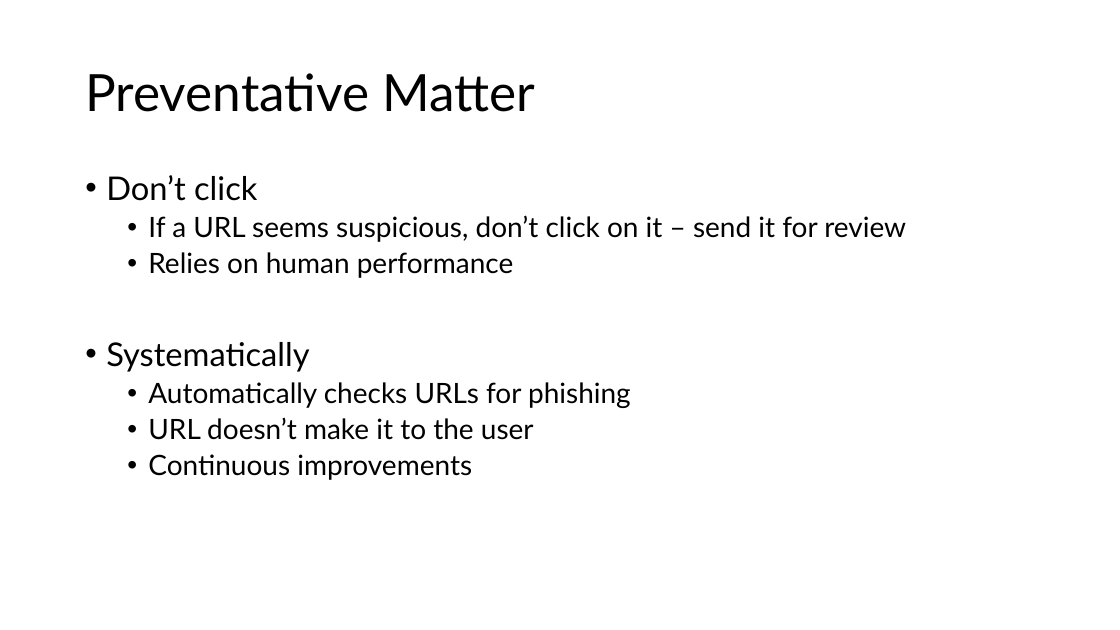
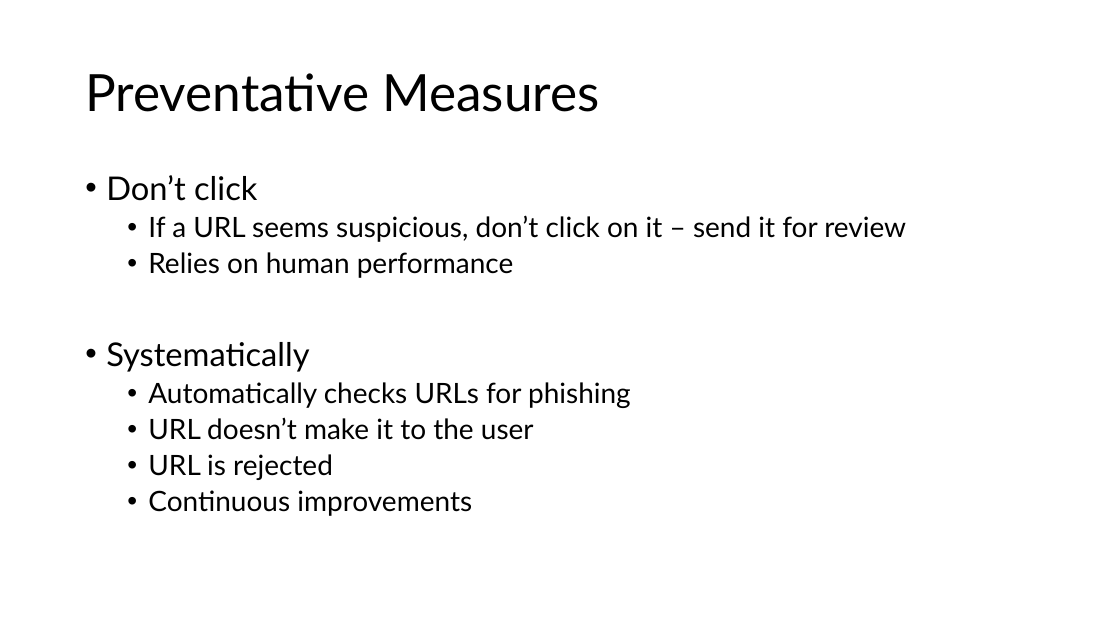
Before and after one commit to bluenets126/DSCapstone_PhishingURL, a slide deck: slide 5 of Docs/Detecting_Phishing_URL’s.pptx. Drawn at 1120x630 pixels with LibreOffice and Linux fonts; fonts in the diff are those of the drawing. Boxes give left, top, right and bottom in pixels: in the first picture for what was removed or moved away, otherwise in the second. Text is boxed around its words. In the diff, an @@ line names an element or a change of style, - is before the commit and + after.

```diff
--- a/Docs/Detecting_Phishing_URL’s.pptx
+++ b/Docs/Detecting_Phishing_URL’s.pptx
@@ title at [85,73,599,112]: text changed @@
-Preventative Matter
+Preventative Measures
@@ text at [148,454,333,480]: paragraph added @@
+  • URL is rejected
```
Also in this commit, not shown: 6 other slides changed, 2 slides added.
